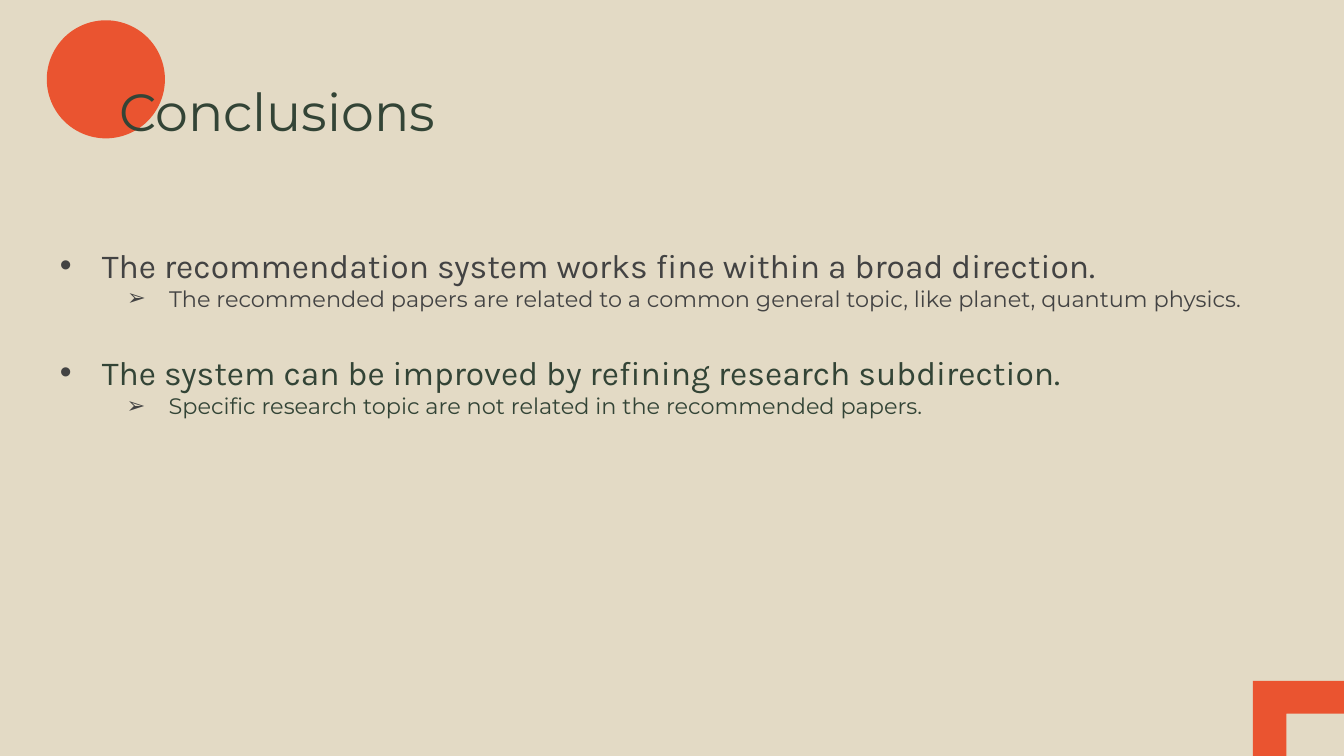
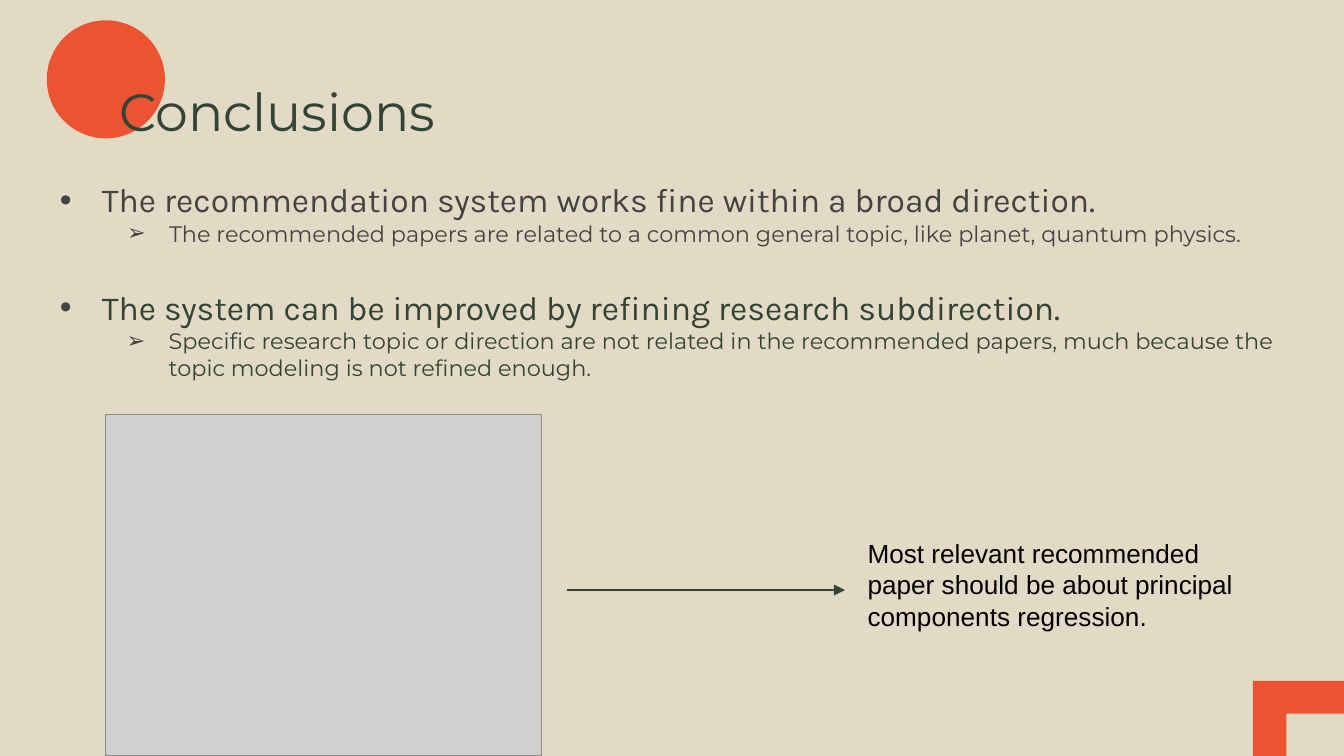
Before and after one commit to suz2/MetisNLP, a slide deck: slide 9 of ResearchArticleRecommendation.pptx. Drawn at 1344x756 pixels with LibreOffice and Linux fonts; fonts in the diff are those of the drawing; grey boxes stand for pictures; background and template pictures are left out. Boxes give left, top, right and bottom in pixels: in the first picture for what was removed or moved away, otherwise in the second. Text is boxed around its words. In the diff, an @@ line names an element or a change of style, - is before the commit and + after.

```diff
--- a/ResearchArticleRecommendation.pptx
+++ b/ResearchArticleRecommendation.pptx
@@ text "The recommendation system works fine ...": place and size @@
-text "The recommendation system works fine ..." at [102, 255, 1241, 419]
+text "The recommendation system works fine ..." at [102, 189, 1273, 381]
@@ text at [169, 328, 1273, 381]: text changed @@
-  ➢ Specific research topic are not related in the recommended papers.
+  ➢ Specific research topic or direction are not related in the recommended papers, much because the topic modeling is not refined enough.
@@ picture added at [106, 414, 542, 755] @@
@@ text added at [868, 544, 1232, 632], 14 pt, text #000000 @@
+Most relevant recommended paper should be about principal components regression.
@@ arrow added from (567, 590) to (845, 590), #334436 0.75 pt @@
```
Also in this commit, not shown: 4 other slides changed.
